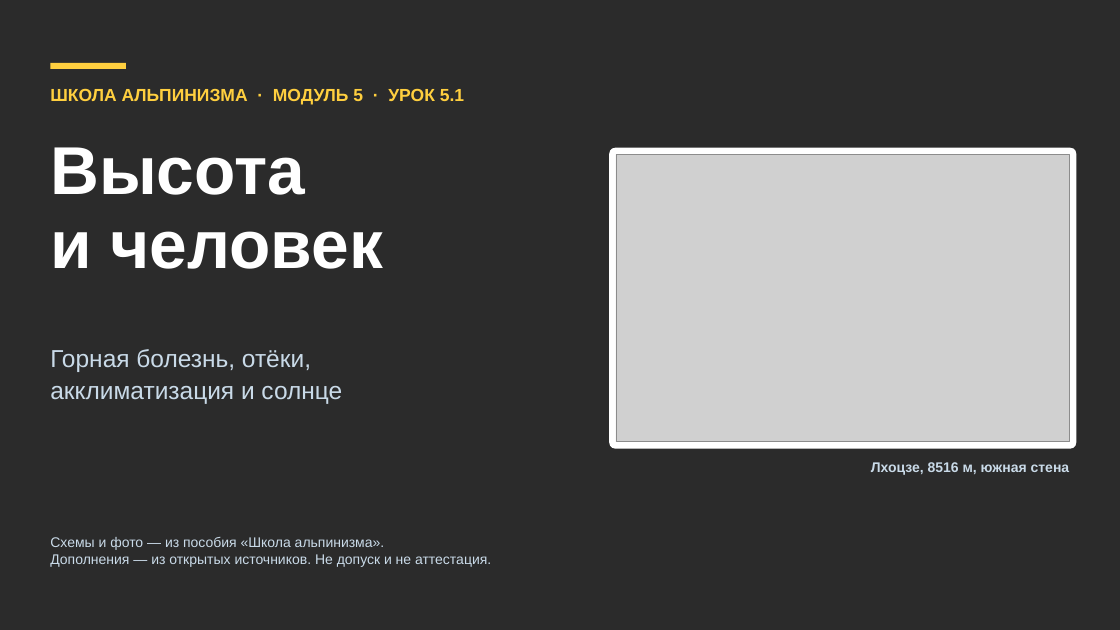
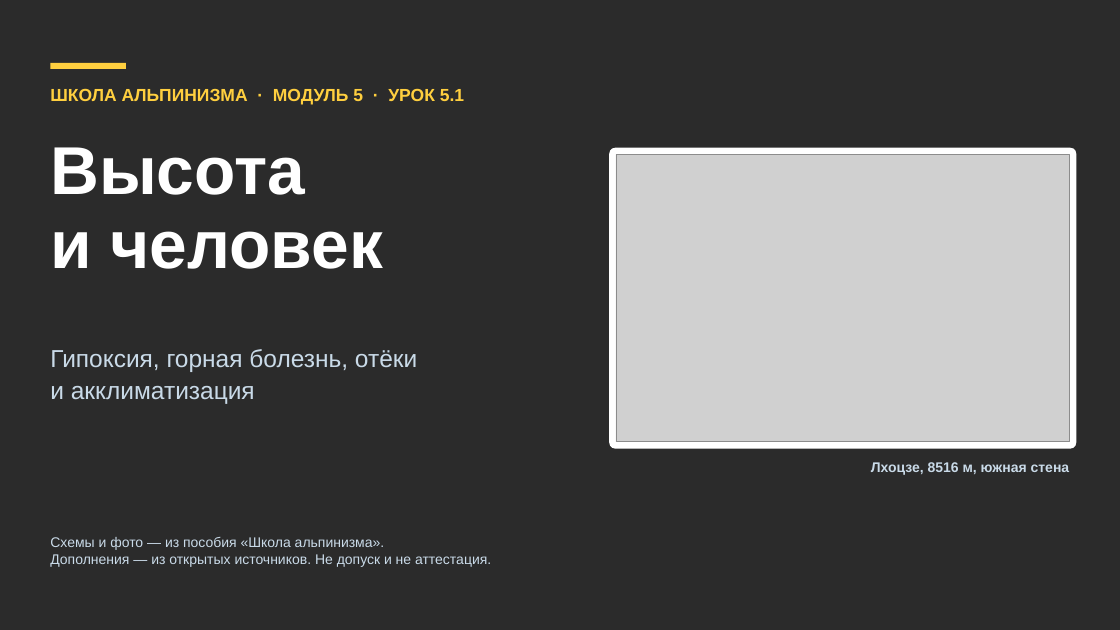
Before and after one commit to kirill54/far-education, a slide deck: slide 1 of presentations/lessons/M05-1_vysota-i-akklimatizaciya.pptx. Drawn at 1120x630 pixels with LibreOffice and Linux fonts; fonts in the diff are those of the drawing; grey boxes stand for pictures; background and template pictures are left out; a plain dark background stands for a picture behind light text. Boxes give left, top, right and bottom in pixels: in the first picture for what was removed or moved away, otherwise in the second. Text is boxed around its words. In the diff, an @@ line names an element or a change of style, - is before the commit and + after.

```diff
--- a/presentations/lessons/M05-1_vysota-i-akklimatizaciya.pptx
+++ b/presentations/lessons/M05-1_vysota-i-akklimatizaciya.pptx
@@ text at bbox=[50, 349, 417, 404]: text changed @@
-Горная болезнь, отёки,
-акклиматизация и солнце
+Гипоксия, горная болезнь, отёки
+и акклиматизация
```
Also in this commit, not shown: 5 other slides changed, 8 slides added, 1 slide removed, 21 other files.
